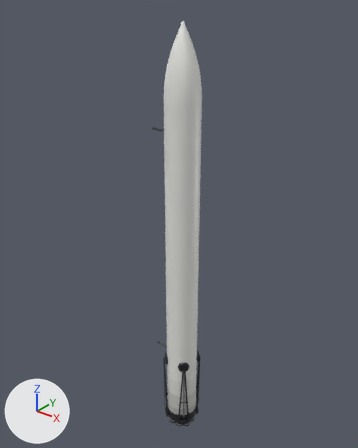
Renders of the glTF model assets/rockets/heron-heavy/side1.mid.glb from each side of a commit.
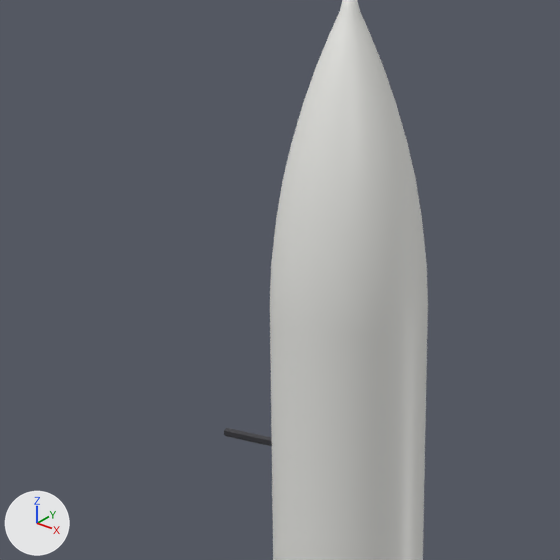
There are two pictures of each version: one whole from a camera (50 mm lens) standing at (29.35, -37.26, 49.99) and looking at (-1.55, 1.37, 26.04), one close up on the part from 27% to 65% of the width and 5% to 36% of the height. Every picture has the same lights, and +X, +Y and +Z are marked at lower left. The older version's two pictures come first. Where no turn or scale is listed for an object, it has been applied to the vertices.

The first close-up shows 'side1.hull' and 1 more.
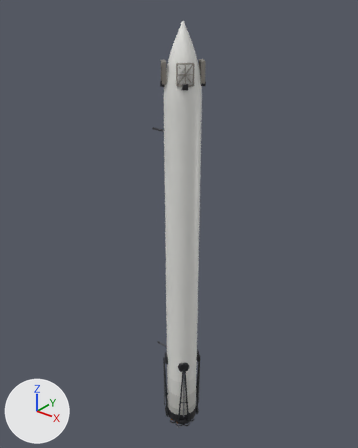
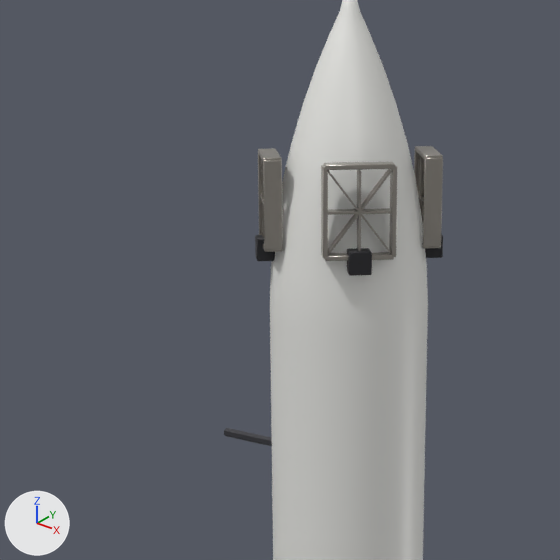
Changed parts and their boxes [x1, y1, x2, y2] in the close-ups (560 x 560 px):
'gridfin_0.metal', added: after [321, 162, 397, 261]
'gridfin_3.metal', added: after [414, 146, 443, 249]
'gridfin_1.metal', added: after [258, 148, 283, 252]
'gridfin_0.dark', added: after [347, 248, 372, 276]
'gridfin_1.dark', added: after [255, 235, 275, 261]
'gridfin_3.dark', added: after [425, 234, 443, 258]

What the commit changed:
Mesh me_gridfin_0_metal is new.
It has 128 vertices, 224 faces and spans x -0.2..0.2, y -0.8..0.8, z -1.0..1.0.
It uses material mat_or_metal.
Mesh me_gridfin_0_dark is new.
It has 24 vertices, 44 faces and spans x -1.0..1.0, y -1.0..1.0, z -1.0..1.0.
It uses material mat_or_dark.
Object 'gridfin_3.metal' (ob_gridfin_3_metal) is new; it shows me_gridfin_0_metal.
Its parent is ob_gridfin_3.
Its location is (0.0, 0.0, 1.05).
Object 'gridfin_3' (ob_gridfin_3) is new.
Its parent is ob_side1.
Its location is (1.258, 1.258, 41.6).
Its rotation in degrees is (0, 0, 45).
Object 'gridfin_3.dark' (ob_gridfin_3_dark) is new; it shows me_gridfin_0_dark.
Its parent is ob_gridfin_3.
Its location is (0.08, 0.0, 0.0).
Its scale is (0.25, 0.25, 0.25).
Object 'gridfin_1.metal' (ob_gridfin_1_metal) is new; it shows me_gridfin_0_metal.
Its parent is ob_gridfin_1.
Its location is (0.0, 0.0, 1.05).
Object 'gridfin_1' (ob_gridfin_1) is new.
Its parent is ob_side1.
Its location is (-1.258, -1.258, 41.6).
Its rotation in degrees is (0, 0, -135).
Object 'gridfin_1.dark' (ob_gridfin_1_dark) is new; it shows me_gridfin_0_dark.
Its parent is ob_gridfin_1.
Its location is (0.08, 0.0, 0.0).
Its scale is (0.25, 0.25, 0.25).
Object 'gridfin_0.metal' (ob_gridfin_0_metal) is new; it shows me_gridfin_0_metal.
Its parent is ob_gridfin_0.
Its location is (0.0, 0.0, 1.05).
Object 'gridfin_0' (ob_gridfin_0) is new.
Its parent is ob_side1.
Its location is (1.258, -1.258, 41.6).
Its rotation in degrees is (0, 0, -45).
Object 'gridfin_0.dark' (ob_gridfin_0_dark) is new; it shows me_gridfin_0_dark.
Its parent is ob_gridfin_0.
Its location is (0.08, 0.0, 0.0).
Its scale is (0.25, 0.25, 0.25).
